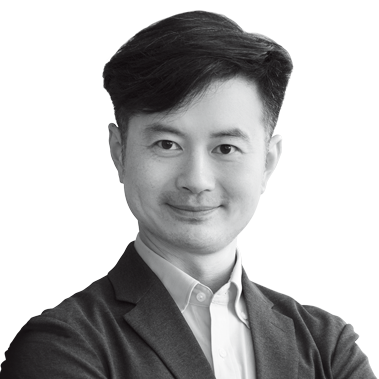
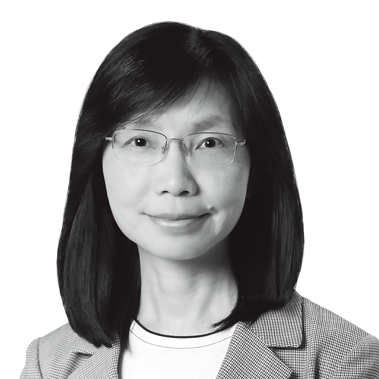
Before/after of a 379×379 layered artwork. What changed in the layer stack:
added layer "圖層 0 拷貝" (1st of 2) above "圖層 2" over [19, 21, 379, 379]
hid "圖層 0 拷貝" (2nd of 2) over [0, 10, 378, 379]
